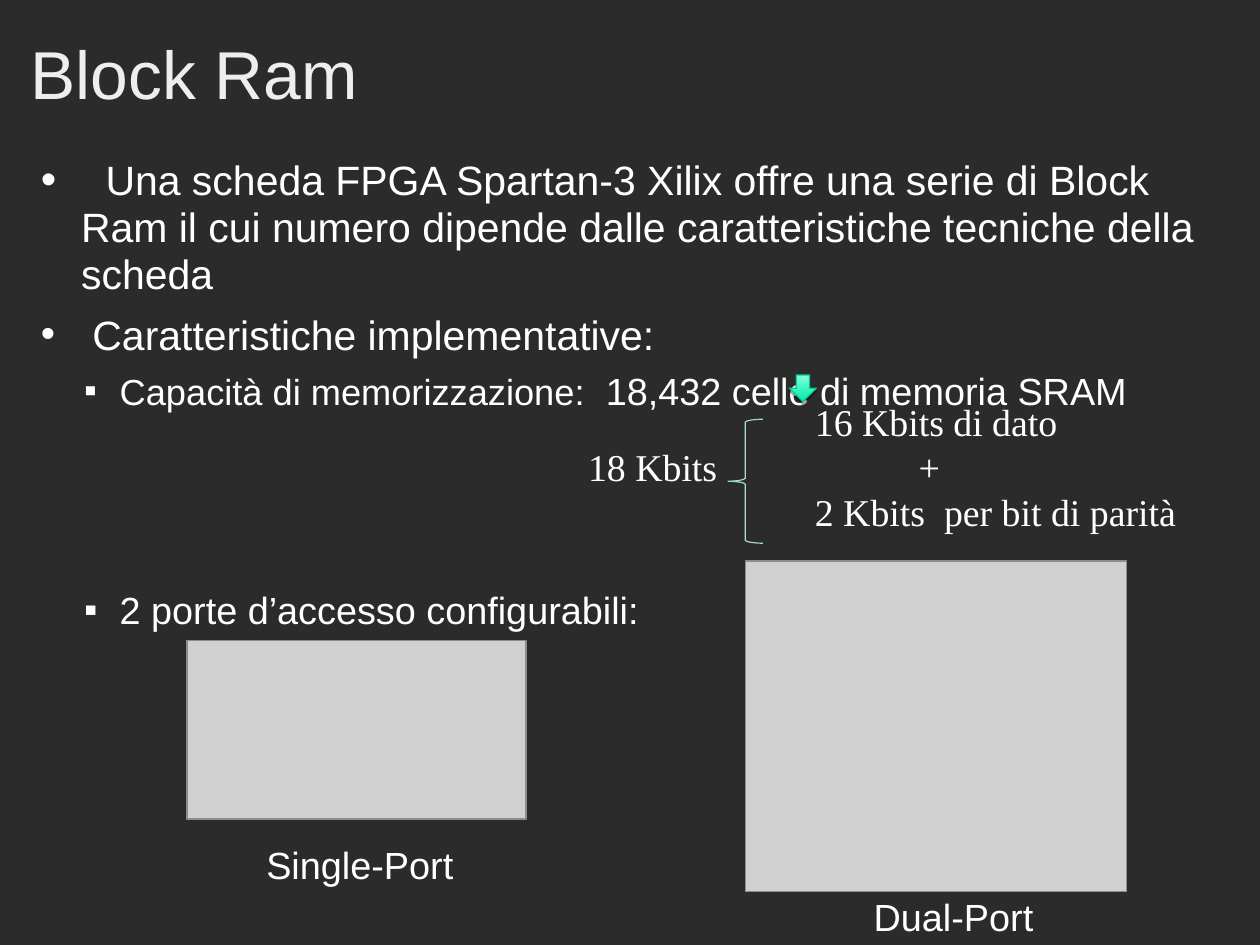
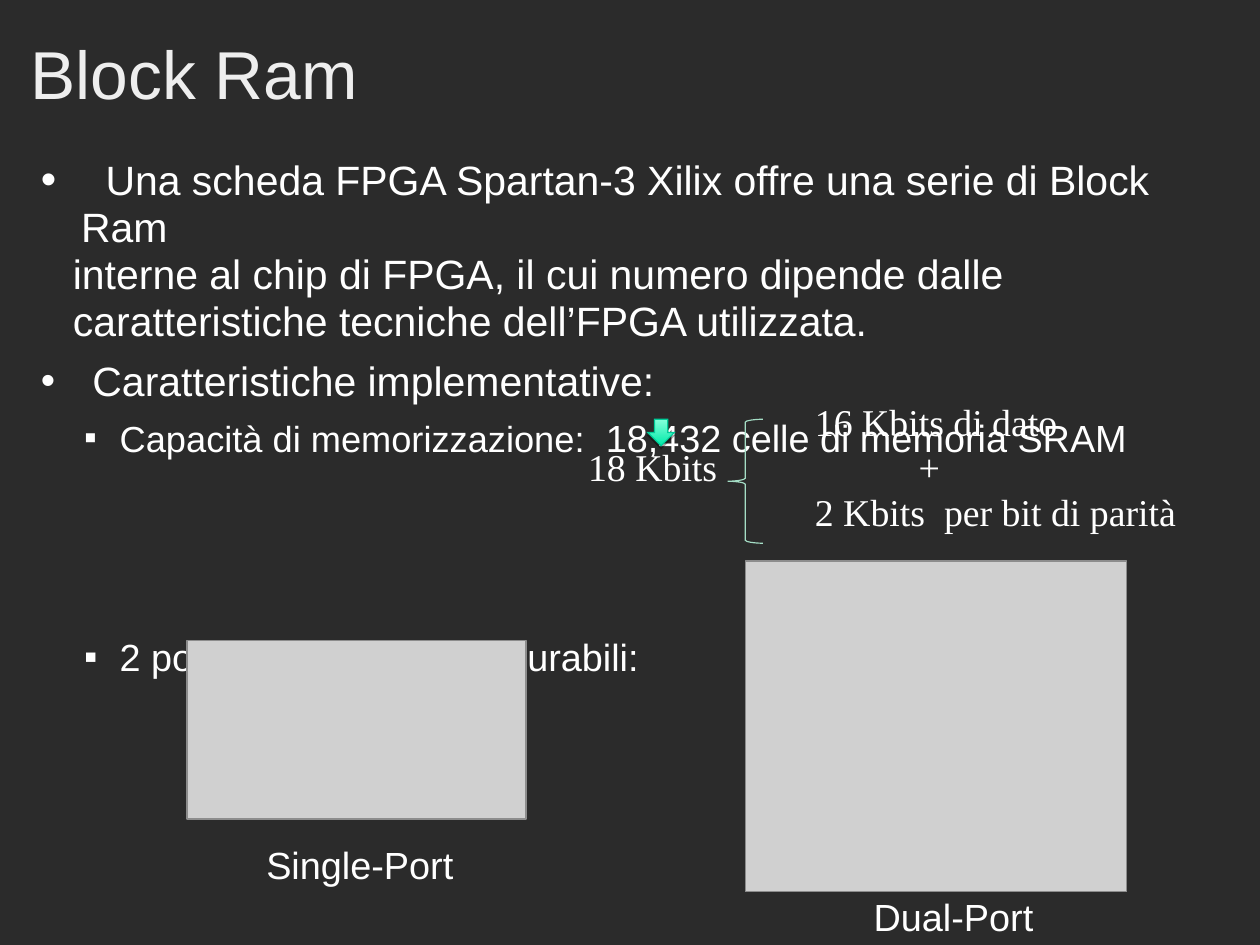
Before and after one commit to Muffo/dlxcache, a slide deck: slide 27 of Presentazione_Progetto_Cache.ppt. Drawn at 1260x945 pixels with LibreOffice and Linux fonts; fonts in the diff are those of the drawing; grey boxes stand for pictures; background and template pictures are left out; a plain dark background stands for a picture behind light text. Boxes give left, top, right and bottom in pixels: in the first picture for what was removed or moved away, otherwise in the second. Text is boxed around its words. In the diff, an @@ line names an element or a change of style, - is before the commit and + after.

```diff
--- a/Presentazione_Progetto_Cache.ppt
+++ b/Presentazione_Progetto_Cache.ppt
@@ text at (73,165,1149,337): text changed @@
-• Una scheda FPGA Spartan-3 Xilix offre una serie di Block Ram il cui numero dipende dalle caratteristiche tecniche della scheda
+• Una scheda FPGA Spartan-3 Xilix offre una serie di Block Ram
+interne al chip di FPGA, il cui numero dipende dalle
+caratteristiche tecniche dell’FPGA utilizzata.
@@ down arrow: place and size @@
-down arrow at (789,375,815,401)
+down arrow at (648,420,674,446)
```
